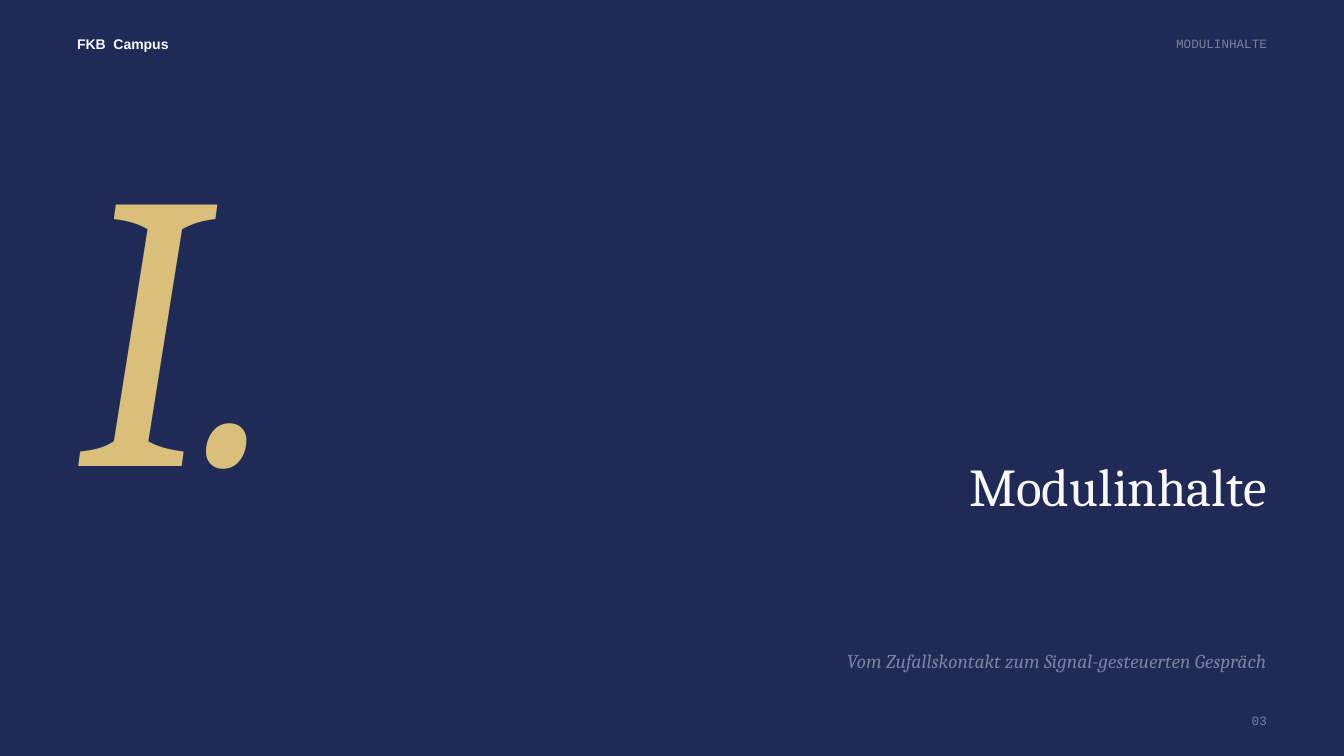
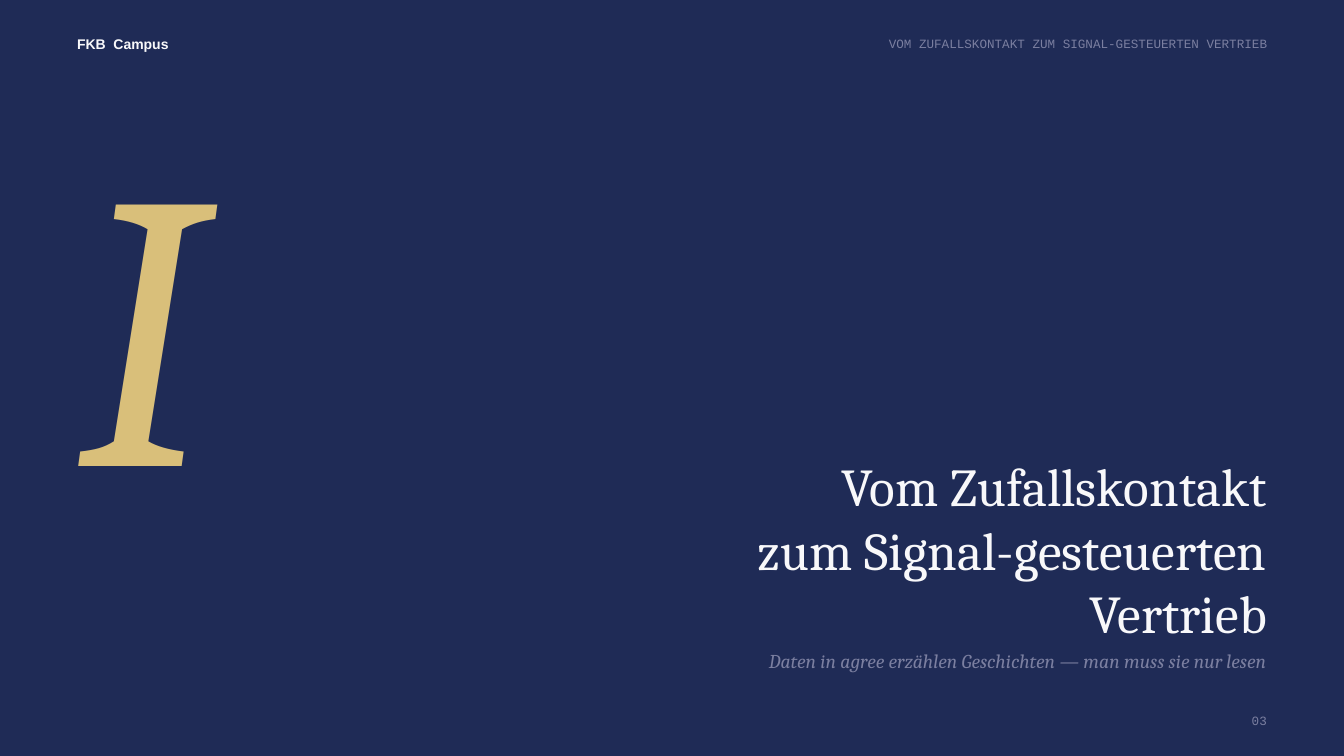
Before and after one commit to ck5rqc47pr-byte/firmenkundenakademie-online, a slide deck: slide 3 of public/downloads/praesentation/M18.pptx. Drawn at 1344x756 pixels with LibreOffice and Linux fonts; fonts in the diff are those of the drawing. Boxes give left, top, right and bottom in pixels: in the first picture for what was removed or moved away, otherwise in the second. Text is boxed around its words. In the diff, an @@ line names an element or a change of style, - is before the commit and + after.

```diff
--- a/public/downloads/praesentation/M18.pptx
+++ b/public/downloads/praesentation/M18.pptx
@@ text at (889, 40, 1268, 48): text changed @@
-MODULINHALTE
+VOM ZUFALLSKONTAKT ZUM SIGNAL-GESTEUERTEN VERTRIEB
@@ text at (77, 204, 206, 466): text changed @@
-I.
+I
@@ text at (758, 468, 1267, 634): text changed @@
-Modulinhalte
+Vom Zufallskontakt zum Signal-gesteuerten Vertrieb
@@ text at (769, 654, 1266, 672): text changed @@
-Vom Zufallskontakt zum Signal-gesteuerten Gespräch
+Daten in agree erzählen Geschichten — man muss sie nur lesen
```
Also in this commit, not shown: 3 other slides changed, 4 slides added, 25 slides removed, 42 other files.
